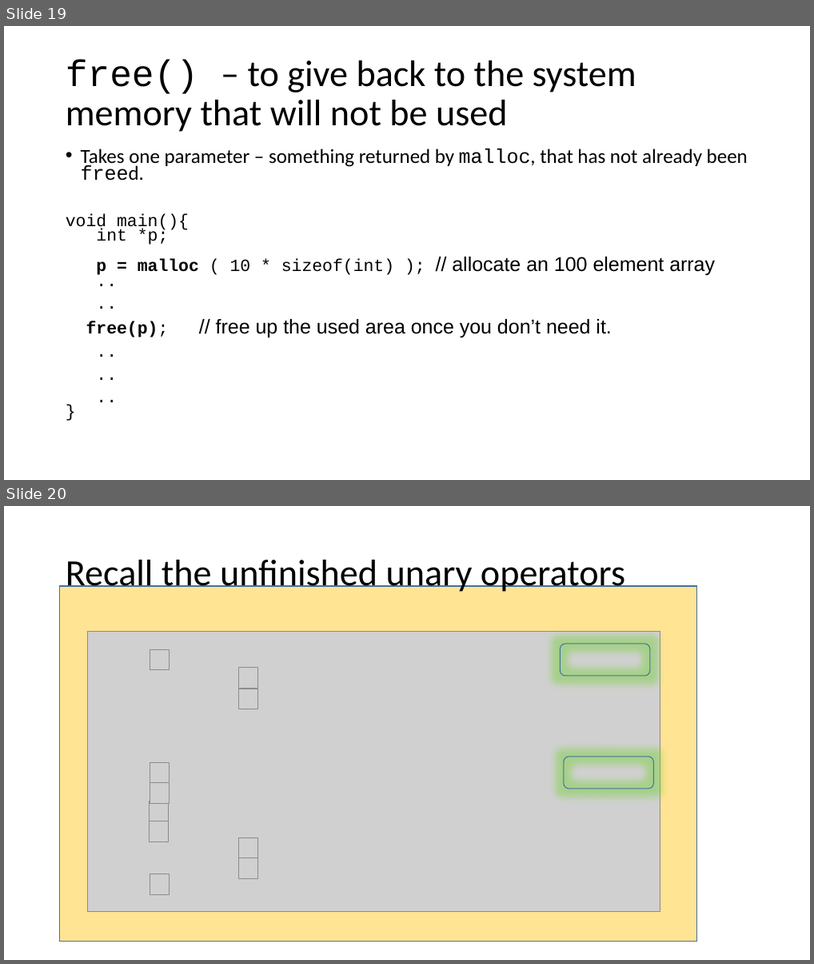
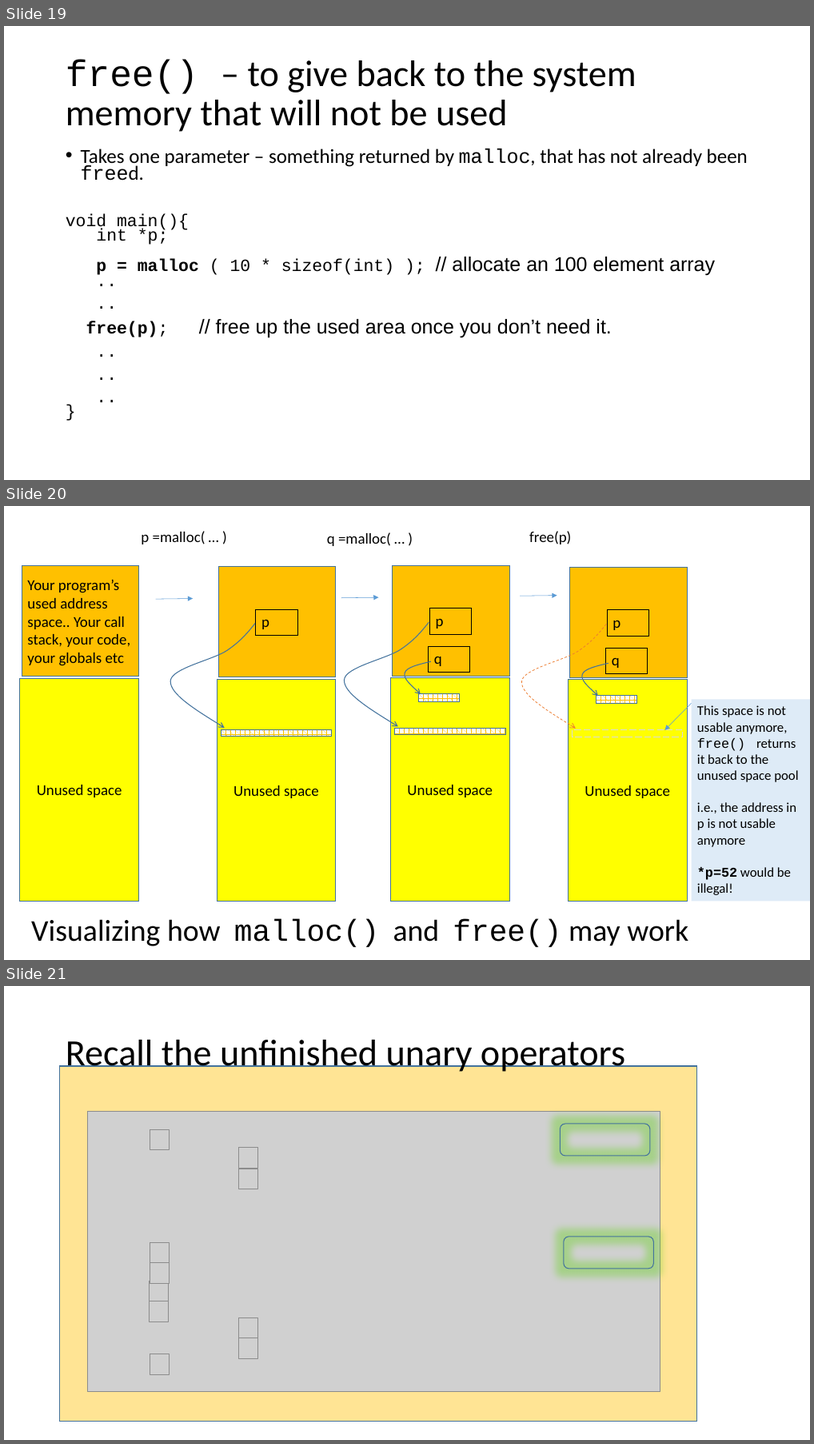
Before and after one commit to rbadrinath/FCP, a slide deck: slides/08-Pointers.pptx. Shown one above the other, each under a label of ours: slides 19 and 20 before the commit, slides 19, 20 and 21 after it. The pictures are 814x964 and 814x1444 pixels, drawn with LibreOffice and Linux fonts; fonts in the diff are those of the drawing; grey boxes stand for pictures. Boxes give left, top, right and bottom in pixels: in the first picture for what was removed or moved away, otherwise in the second. Text is boxed around its words. In the diff, an @@ line names an element or a change of style, - is before the commit and + after.

```diff
--- a/slides/08-Pointers.pptx
+++ b/slides/08-Pointers.pptx
@@ slide 20 added at (x1=4, y1=506, x2=810, y2=960), background #FFFFFF @@
@@ text added at (x1=141, y1=531, x2=206, y2=544), 18 pt, text #000000 @@
+p =malloc( … )
@@ text added at (x1=327, y1=532, x2=391, y2=546), 18 pt, text #000000 @@
+q =malloc( … )
@@ text added at (x1=530, y1=531, x2=571, y2=544), 18 pt, text #000000 @@
+free(p)
@@ rectangle added at (x1=22, y1=565, x2=139, y2=676), fill #FFC000, outline #43739E 1 pt, 18 pt, text #000000 @@
+Your program’s used address space.. Your call stack, your code, your globals etc
@@ arrow added from (156, 599) to (193, 599), #5B9BD5 0.5 pt @@
@@ arrow added from (342, 598) to (379, 597), #5B9BD5 0.5 pt @@
@@ arrow added from (520, 596) to (558, 596), #5B9BD5 0.5 pt @@
@@ group added at (x1=170, y1=567, x2=336, y2=901): 4 rectangles, 1 freeform shape @@
+Unused space
+p
@@ group added at (x1=345, y1=565, x2=510, y2=900): 6 rectangles, 2 freeform shapes @@
+Unused space
+p
+q
@@ group added at (x1=522, y1=567, x2=687, y2=901): 6 rectangles, 2 freeform shapes @@
+Unused space
+p
+q
@@ rectangle added at (x1=20, y1=679, x2=139, y2=901), fill #FFFF00, outline #43739E 1 pt, 18 pt, text #000000 @@
+Unused space
@@ arrow added from (692, 704) to (666, 730), #5B9BD5 0.5 pt @@
@@ rectangle added at (x1=692, y1=699, x2=810, y2=900), fill #DEEBF7, 16 pt, text #000000 @@
+This space is not usable anymore, free() returns it back to the unused space pool
+i.e., the address in p is not usable anymore
+*p=52 would be illegal!
@@ title added at (x1=31, y1=919, x2=689, y2=947), 36 pt, text #000000 @@
+Visualizing how malloc() and free() may work
@@ what was slide 20 is now slide 21 @@
```
Also in this commit, not shown: 3 slides changed.
